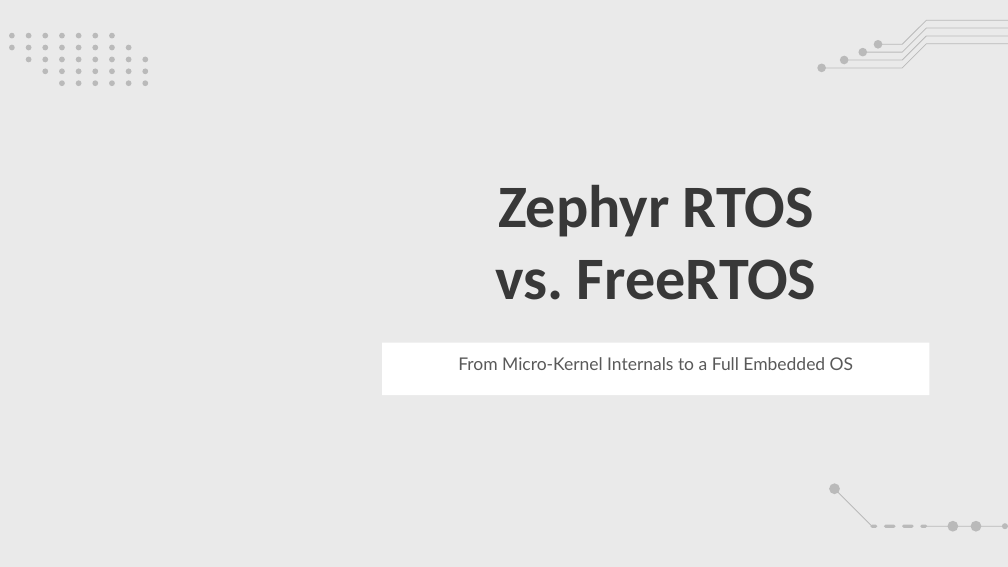
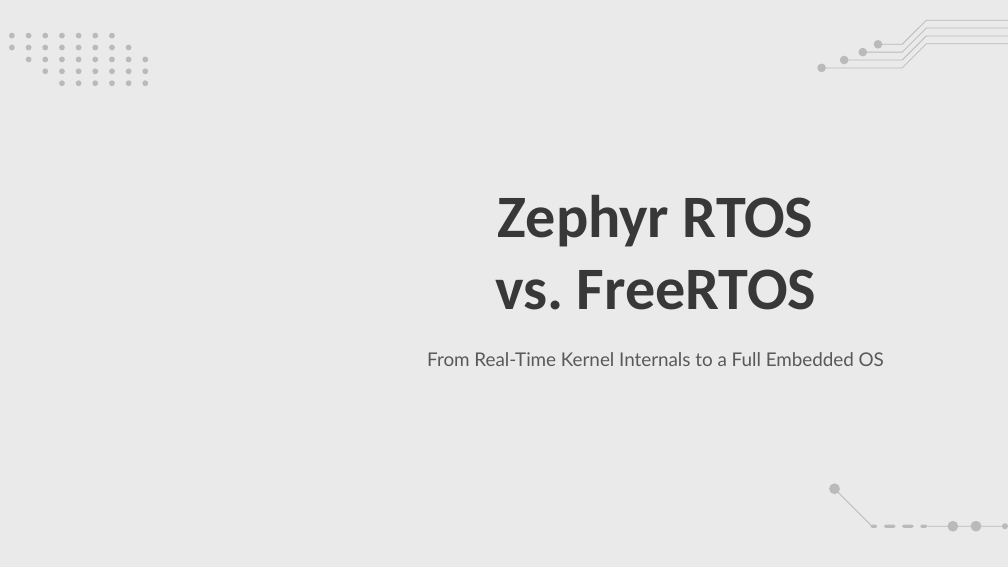
Before and after one commit to amrsaeedcse/zephyr-vs-freertos-presentation, a slide deck: slide 1 of Zephyr_RTOS_vs_FreeRTOS.pptx. Drawn at 1008x567 pixels with LibreOffice and Linux fonts; fonts in the diff are those of the drawing; background and template pictures are left out. Boxes give left, top, right and bottom in pixels: in the first picture for what was removed or moved away, otherwise in the second. Text is boxed around its words. In the diff, an @@ line names an element or a change of style, - is before the commit and + after.

```diff
--- a/Zephyr_RTOS_vs_FreeRTOS.pptx
+++ b/Zephyr_RTOS_vs_FreeRTOS.pptx
@@ title "Zephyr RTOS": place and size @@
-title "Zephyr RTOS" at [495, 184, 816, 300]
+title "Zephyr RTOS" at [495, 194, 816, 310]
@@ subtitle "From Real-Time Kernel Internals to ...": place and size @@
-subtitle "From Real-Time Kernel Internals to ..." at [382, 343, 929, 395]
+subtitle "From Real-Time Kernel Internals to ..." at [427, 352, 884, 366]
@@ subtitle "From Real-Time Kernel Internals to ..." at [427, 352, 884, 366]: vertical alignment top to middle; fill #FFFFFF to none @@
@@ subtitle at [427, 352, 884, 366]: text changed; size 12.5 to 13.5 pt @@
-From Micro-Kernel Internals to a Full Embedded OS
+From Real-Time Kernel Internals to a Full Embedded OS
```
Also in this commit, not shown: 10 other slides changed, 8 slides added, 6 slides removed, 2 other files.
